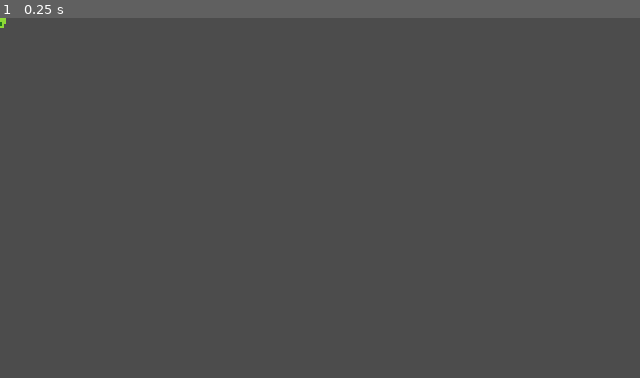
Above: before the commit, frame 1.
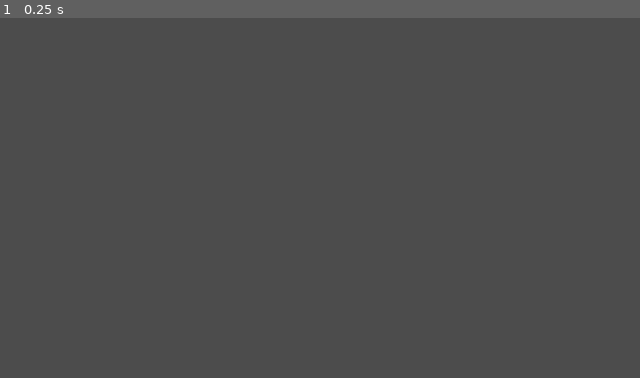
Above: after the commit, the same moment.

Repository: MrPiedPiper/LD48
Game: Godot game, scene res://GreenAlien.tscn
The game is run twice, just before and just after one commit, with the same random seed, the same clock (stepped at 60 frames per second) and the same inputs. This scene is started directly instead of the project's main scene. Sound files missing from this copy of the repository are replaced by a short silence.
Inputs:
- Up to frame 1 (0.25 s): no input

The runs differ from the first frame. In frame 1, less than 0.1% of the frame differs, in the area x 0-1%, y 0-3%.

Commit message:
Last minute swap for different alien sprite, overlooked hint in the first dialog, and exports.

Diff:
--- a/GreenAlien.tscn
+++ b/GreenAlien.tscn
@@ -1,6 +1,6 @@
 [gd_scene load_steps=5 format=2]
 
-[ext_resource path="res://sprites/green_alien.png" type="Texture" id=1]
+[ext_resource path="res://sprites/allian for ludun dere apirl 25 of 2021.png" type="Texture" id=1]
 [ext_resource path="res://GreenAlien.gd" type="Script" id=2]
 [ext_resource path="res://Music/mixkit-arcade-game-explosion-1699.wav" type="AudioStream" id=3]
 
@@ -30,10 +30,9 @@
 [node name="Sprite" type="Sprite" parent="."]
 texture = ExtResource( 1 )
 hframes = 2
-frame = 1
 
 [node name="CollisionPolygon2D" type="CollisionPolygon2D" parent="."]
-position = Vector2( -1, 1 )
+position = Vector2( -4, 1 )
 scale = Vector2( 0.9, 0.9 )
 polygon = PoolVector2Array( 3.84571, -9.13413, 8.29518, -6.35321, 9.87103, -1.25486, 8.24883, 4.21427, 3.70667, 6.7171, -0.974541, 4.07523, -0.974541, -6.58495 )
 
Not shown, changed: export_presets.cfg
Binary file added: icon.ico
Binary file changed: icon.png
